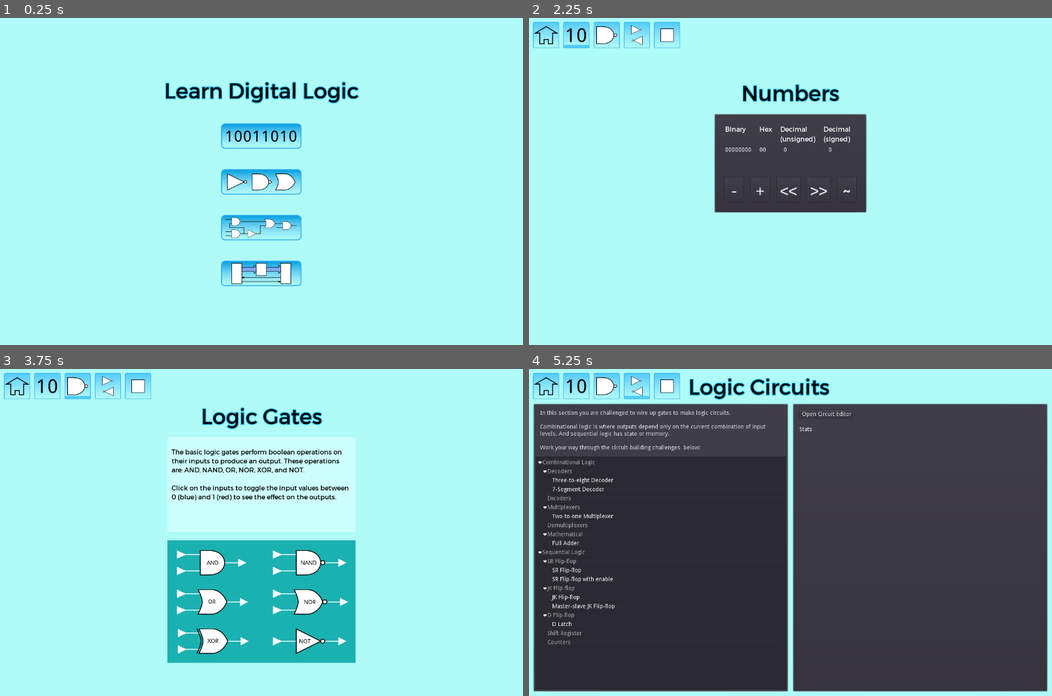
Above: before the commit, frames 1-4 (two rows, left to right).
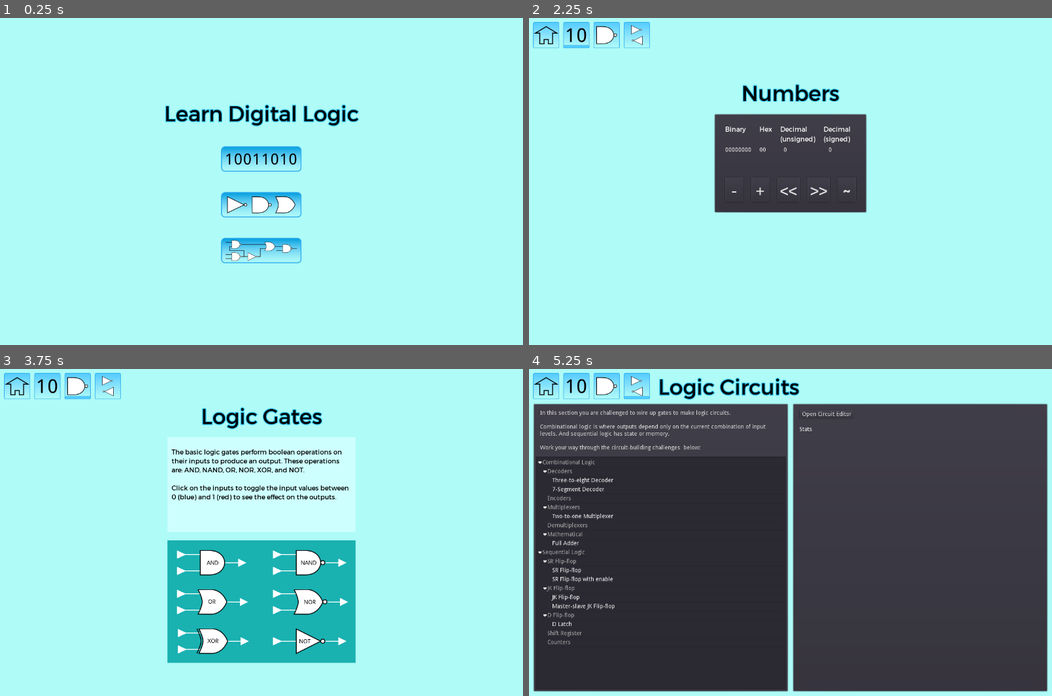
Above: after the commit, the same moments.

Repository: andrew-wilkes/digital-logic
Game: Godot game, scene res://Main.tscn
Same seed, same stepped clock (60 frames per second), same inputs: the game is played once before the commit and once after it.
Inputs (mouse positions are in pixels of both pictures, inside the frame that each line leads up to; where the layout moved, square brackets give the same spot in the first picture):
- Up to frame 1 (0.25 s): no input
- Up to frame 2 (2.25 s): click (790, 273) at 0.52 s; click (544, 34) at 1.27 s; click (790, 158) [790, 135] at 2 s
- Up to frame 3 (3.75 s): click (15, 385) at 2.75 s; click (261, 555) [261, 532] at 3.5 s
- Up to frame 4 (5.25 s): click (544, 385) at 4.25 s; click (790, 601) [790, 578] at 5 s

The runs differ from the first frame. In frame 1, 8.8% of the frame differs, in the area x 31-69%, y 19-82%; in frame 2, 0.3%; in frame 3, 0.3%; in frame 4, 1.4%.

Commit message:
Remove systems scene and play button

Diff:
--- a/game/Logic.tscn
+++ b/game/Logic.tscn
@@ -55,7 +55,7 @@
 custom_constants/separation = 20
 
 [node name="VBox" type="VBoxContainer" parent="VBox/HBox"]
-margin_right = 360.0
+margin_right = 286.0
 margin_bottom = 232.0
 custom_constants/separation = 20
 
@@ -64,7 +64,7 @@
 anchor_bottom = 0.0
 margin_left = 0.0
 margin_top = 0.0
-margin_right = 360.0
+margin_right = 286.0
 margin_bottom = 64.0
 page_id = -1
 
@@ -73,12 +73,12 @@
 anchor_bottom = 0.0
 margin_left = 0.0
 margin_top = 84.0
-margin_right = 360.0
+margin_right = 286.0
 margin_bottom = 148.0
 
 [node name="Misc" type="HBoxContainer" parent="VBox/HBox/VBox"]
 margin_top = 168.0
-margin_right = 360.0
+margin_right = 286.0
 margin_bottom = 232.0
 custom_constants/separation = 10
 
@@ -97,15 +97,9 @@
 texture_pressed = ExtResource( 20 )
 texture_hover = ExtResource( 19 )
 
-[node name="Control" type="Control" parent="VBox/HBox/VBox/Misc"]
+[node name="Hint" type="TextureButton" parent="VBox/HBox/VBox/Misc"]
 margin_left = 148.0
 margin_right = 212.0
-margin_bottom = 64.0
-size_flags_horizontal = 3
-
-[node name="Hint" type="TextureButton" parent="VBox/HBox/VBox/Misc"]
-margin_left = 222.0
-margin_right = 286.0
 margin_bottom = 64.0
 hint_tooltip = "Get hints"
 texture_normal = ExtResource( 14 )
@@ -113,8 +107,8 @@
 texture_hover = ExtResource( 12 )
 
 [node name="Truth" type="TextureButton" parent="VBox/HBox/VBox/Misc"]
-margin_left = 296.0
-margin_right = 360.0
+margin_left = 222.0
+margin_right = 286.0
 margin_bottom = 64.0
 hint_tooltip = "Display truth table"
 shortcut_in_tooltip = false
@@ -123,7 +117,7 @@
 texture_hover = ExtResource( 16 )
 
 [node name="VBox2" type="VBoxContainer" parent="VBox/HBox"]
-margin_left = 380.0
+margin_left = 306.0
 margin_right = 1260.0
 margin_bottom = 232.0
 size_flags_horizontal = 3
@@ -133,7 +127,7 @@
 }
 
 [node name="HBox" type="HBoxContainer" parent="VBox/HBox/VBox2"]
-margin_right = 880.0
+margin_right = 954.0
 margin_bottom = 64.0
 
 [node name="Title" type="Label" parent="VBox/HBox/VBox2/HBox"]
@@ -145,14 +139,14 @@
 
 [node name="Spacer" type="Control" parent="VBox/HBox/VBox2/HBox"]
 margin_left = 325.0
-margin_right = 776.0
+margin_right = 850.0
 margin_bottom = 64.0
 mouse_filter = 2
 size_flags_horizontal = 3
 
 [node name="Edit" type="TextureButton" parent="VBox/HBox/VBox2/HBox"]
-margin_left = 780.0
-margin_right = 828.0
+margin_left = 854.0
+margin_right = 902.0
 margin_bottom = 64.0
 hint_tooltip = "Edit circuit details"
 texture_normal = ExtResource( 23 )
@@ -160,8 +154,8 @@
 texture_hover = ExtResource( 21 )
 
 [node name="Delete" type="TextureButton" parent="VBox/HBox/VBox2/HBox"]
-margin_left = 832.0
-margin_right = 880.0
+margin_left = 906.0
+margin_right = 954.0
 margin_bottom = 64.0
 hint_tooltip = "Delete circuit"
 texture_normal = ExtResource( 24 )
@@ -170,7 +164,7 @@
 
 [node name="Subtitle" type="Label" parent="VBox/HBox/VBox2"]
 margin_top = 84.0
-margin_right = 880.0
+margin_right = 954.0
 margin_bottom = 137.0
 custom_fonts/font = ExtResource( 2 )
 custom_colors/font_color = Color( 0, 0.172549, 0.580392, 1 )
@@ -179,7 +173,7 @@
 [node name="Description" parent="VBox/HBox/VBox2" instance=ExtResource( 4 )]
 visible = true
 margin_top = 157.0
-margin_right = 880.0
+margin_right = 954.0
 margin_bottom = 232.0
 
 [node name="HBox2" type="HBoxContainer" parent="VBox"]
--- a/game/Main.tscn
+++ b/game/Main.tscn
@@ -8,8 +8,6 @@
 [ext_resource path="res://assets/numbers-m-l.png" type="Texture" id=6]
 [ext_resource path="res://assets/gates-m.png" type="Texture" id=7]
 [ext_resource path="res://assets/circuits-m-l.png" type="Texture" id=8]
-[ext_resource path="res://assets/systems-m.png" type="Texture" id=9]
-[ext_resource path="res://assets/systems-m-l.png" type="Texture" id=10]
 
 [node name="Main" type="CenterContainer"]
 anchor_right = 1.0
@@ -66,18 +64,6 @@
 size_flags_vertical = 0
 texture_normal = ExtResource( 4 )
 texture_hover = ExtResource( 8 )
-
-[node name="Systems" type="TextureButton" parent="VBox"]
-margin_left = 139.0
-margin_top = 450.0
-margin_right = 336.0
-margin_bottom = 512.0
-hint_tooltip = "Systems"
-size_flags_horizontal = 4
-size_flags_vertical = 0
-texture_normal = ExtResource( 9 )
-texture_hover = ExtResource( 10 )
 [connection signal="button_down" from="VBox/Numbers" to="." method="_on_Numbers_button_down"]
 [connection signal="button_down" from="VBox/Gates" to="." method="_on_Gates_button_down"]
 [connection signal="button_down" from="VBox/Circuits" to="." method="_on_Circuits_button_down"]
-[connection signal="button_down" from="VBox/Systems" to="." method="_on_Projects_button_down"]
--- a/game/Systems.tscn
+++ /dev/null
@@ -1,36 +0,0 @@
-[gd_scene load_steps=4 format=2]
-
-[ext_resource path="res://buttons/Buttons.tscn" type="PackedScene" id=1]
-[ext_resource path="res://center.gd" type="Script" id=2]
-[ext_resource path="res://assets/fonts/title_font.tres" type="DynamicFont" id=3]
-
-
-
-[node name="Systems" type="Control"]
-anchor_right = 1.0
-anchor_bottom = 1.0
-__meta__ = {
-"_edit_use_anchors_": false
-}
-
-[node name="Buttons" parent="." instance=ExtResource( 1 )]
-page_id = 4
-
-[node name="VBoxContainer" type="VBoxContainer" parent="."]
-anchor_left = 0.5
-anchor_top = 0.5
-anchor_right = 0.5
-anchor_bottom = 0.5
-margin_left = -20.0
-margin_top = -20.0
-margin_right = 20.0
-margin_bottom = 20.0
-custom_constants/separation = 20
-script = ExtResource( 2 )
-
-[node name="Label" type="Label" parent="VBoxContainer"]
-margin_right = 214.0
-margin_bottom = 64.0
-custom_fonts/font = ExtResource( 3 )
-custom_colors/font_color = Color( 0, 0, 0, 1 )
-text = "Systems"
--- a/game/buttons/Buttons.gd
+++ b/game/buttons/Buttons.gd
@@ -25,7 +25,3 @@
 
 func _on_Circuits_button_down():
 	return get_tree().change_scene("res://Circuits.tscn")
-
-
-func _on_Projects_button_down():
-	return get_tree().change_scene("res://Systems.tscn")
--- a/game/buttons/Buttons.tscn
+++ b/game/buttons/Buttons.tscn
@@ -1,8 +1,6 @@
-[gd_scene load_steps=16 format=2]
+[gd_scene load_steps=13 format=2]
 
 [ext_resource path="res://assets/circuits.png" type="Texture" id=1]
-[ext_resource path="res://assets/systems-l.png" type="Texture" id=2]
-[ext_resource path="res://assets/systems.png" type="Texture" id=3]
 [ext_resource path="res://assets/circuits-l.png" type="Texture" id=4]
 [ext_resource path="res://assets/home.png" type="Texture" id=5]
 [ext_resource path="res://buttons/Buttons.gd" type="Script" id=6]
@@ -13,9 +11,7 @@
 [ext_resource path="res://assets/gates-l.png" type="Texture" id=11]
 [ext_resource path="res://assets/numbers-f.png" type="Texture" id=12]
 [ext_resource path="res://assets/circuits-f.png" type="Texture" id=14]
-[ext_resource path="res://assets/systems-f.png" type="Texture" id=15]
 [ext_resource path="res://assets/gates-f.png" type="Texture" id=16]
-
 
 [node name="Buttons" type="HBoxContainer"]
 anchor_right = 1.0
@@ -77,20 +73,7 @@
 texture_normal = ExtResource( 1 )
 texture_hover = ExtResource( 4 )
 texture_disabled = ExtResource( 14 )
-
-[node name="Systems" type="TextureButton" parent="."]
-margin_left = 296.0
-margin_right = 360.0
-margin_bottom = 64.0
-rect_min_size = Vector2( 64, 64 )
-hint_tooltip = "Systems"
-size_flags_horizontal = 0
-size_flags_vertical = 0
-texture_normal = ExtResource( 3 )
-texture_hover = ExtResource( 2 )
-texture_disabled = ExtResource( 15 )
 [connection signal="button_down" from="Home" to="." method="_on_Home_button_down"]
 [connection signal="button_down" from="Numbers" to="." method="_on_Numbers_button_down"]
 [connection signal="button_down" from="Gates" to="." method="_on_Gates_button_down"]
 [connection signal="button_down" from="Circuits" to="." method="_on_Circuits_button_down"]
-[connection signal="button_down" from="Systems" to="." method="_on_Projects_button_down"]
--- a/game/buttons/Buttons2.gd
+++ b/game/buttons/Buttons2.gd
@@ -10,10 +10,6 @@
 	emit_signal("button_pressed", "save")
 
 
-func _on_Play_button_down():
-	emit_signal("button_pressed", "play")
-
-
 func _on_Library_button_down():
 	emit_signal("button_pressed", "library")
 
--- a/game/buttons/Buttons2.tscn
+++ b/game/buttons/Buttons2.tscn
@@ -1,22 +1,18 @@
-[gd_scene load_steps=17 format=2]
+[gd_scene load_steps=14 format=2]
 
 [ext_resource path="res://assets/info.png" type="Texture" id=1]
-[ext_resource path="res://assets/play.png" type="Texture" id=2]
 [ext_resource path="res://assets/load.png" type="Texture" id=3]
 [ext_resource path="res://assets/save.png" type="Texture" id=4]
 [ext_resource path="res://assets/library.png" type="Texture" id=5]
 [ext_resource path="res://buttons/Buttons2.gd" type="Script" id=6]
 [ext_resource path="res://assets/library-l.png" type="Texture" id=7]
-[ext_resource path="res://assets/play-l.png" type="Texture" id=8]
 [ext_resource path="res://assets/load-l.png" type="Texture" id=9]
 [ext_resource path="res://assets/save-l.png" type="Texture" id=10]
 [ext_resource path="res://assets/info-l.png" type="Texture" id=11]
 [ext_resource path="res://assets/load-p.png" type="Texture" id=12]
-[ext_resource path="res://assets/play-p.png" type="Texture" id=13]
 [ext_resource path="res://assets/save-p.png" type="Texture" id=14]
 [ext_resource path="res://assets/library-p.png" type="Texture" id=15]
 [ext_resource path="res://assets/info-h.png" type="Texture" id=16]
-
 
 [node name="Buttons2" type="HBoxContainer"]
 anchor_right = 1.0
@@ -56,21 +52,9 @@
 texture_pressed = ExtResource( 14 )
 texture_hover = ExtResource( 10 )
 
-[node name="Play" type="TextureButton" parent="."]
+[node name="Library" type="TextureButton" parent="."]
 margin_left = 148.0
 margin_right = 212.0
-margin_bottom = 64.0
-rect_min_size = Vector2( 64, 64 )
-hint_tooltip = "Play"
-size_flags_horizontal = 0
-size_flags_vertical = 0
-texture_normal = ExtResource( 2 )
-texture_pressed = ExtResource( 13 )
-texture_hover = ExtResource( 8 )
-
-[node name="Library" type="TextureButton" parent="."]
-margin_left = 222.0
-margin_right = 286.0
 margin_bottom = 64.0
 rect_min_size = Vector2( 64, 64 )
 hint_tooltip = "Library"
@@ -81,8 +65,8 @@
 texture_hover = ExtResource( 7 )
 
 [node name="Info" type="TextureButton" parent="."]
-margin_left = 296.0
-margin_right = 360.0
+margin_left = 222.0
+margin_right = 286.0
 margin_bottom = 64.0
 rect_min_size = Vector2( 64, 64 )
 hint_tooltip = "Info"
@@ -93,6 +77,5 @@
 texture_hover = ExtResource( 11 )
 [connection signal="button_down" from="Load" to="." method="_on_Load_button_down"]
 [connection signal="button_down" from="Save" to="." method="_on_Save_button_down"]
-[connection signal="button_down" from="Play" to="." method="_on_Play_button_down"]
 [connection signal="button_down" from="Library" to="." method="_on_Library_button_down"]
 [connection signal="button_down" from="Info" to="." method="_on_Info_button_down"]
Not shown: 1 places in game/Main.tscn that only renumber resources
Not shown, added: social/URISC_2020-07-02_04-12-37.png
